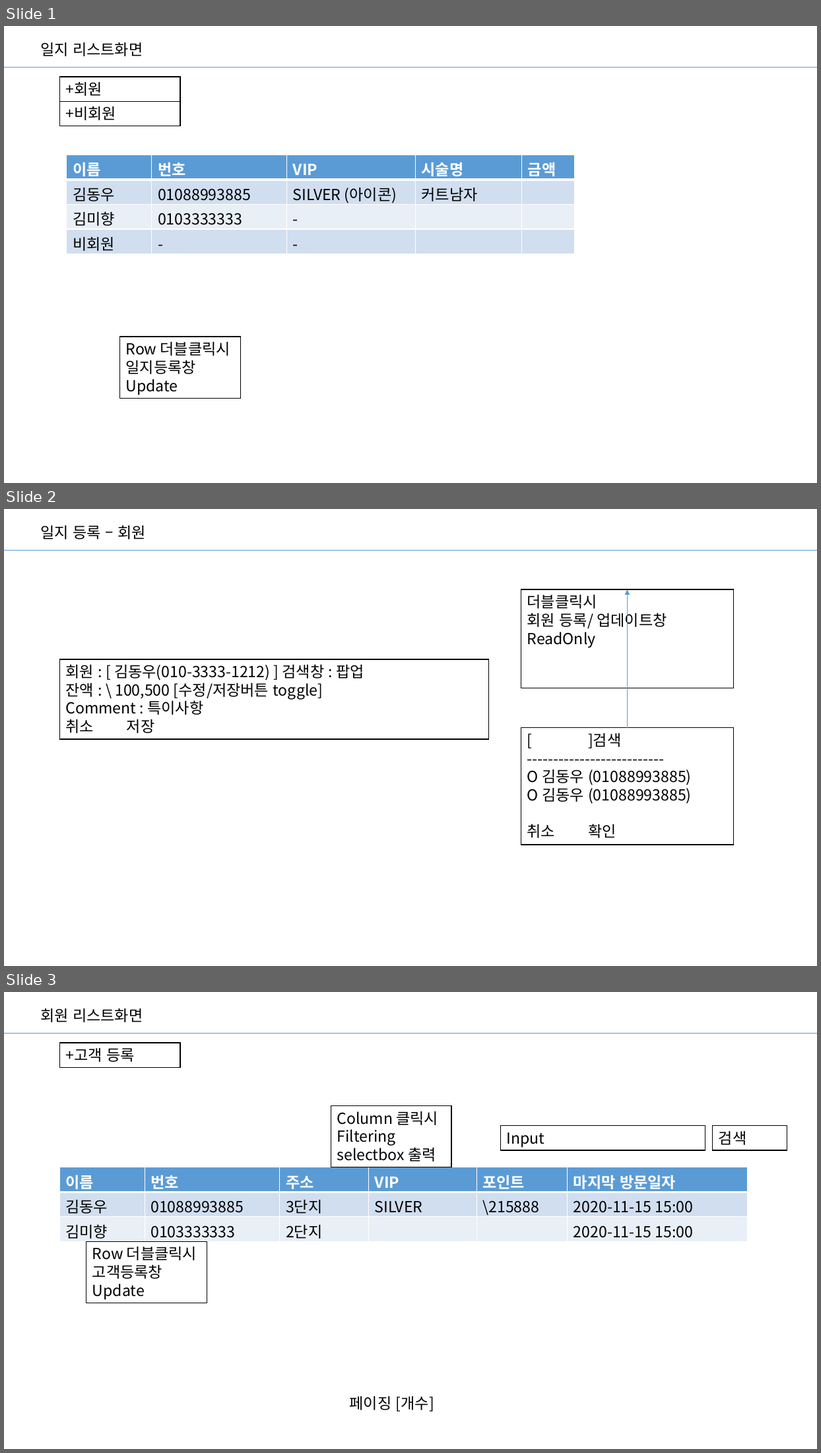
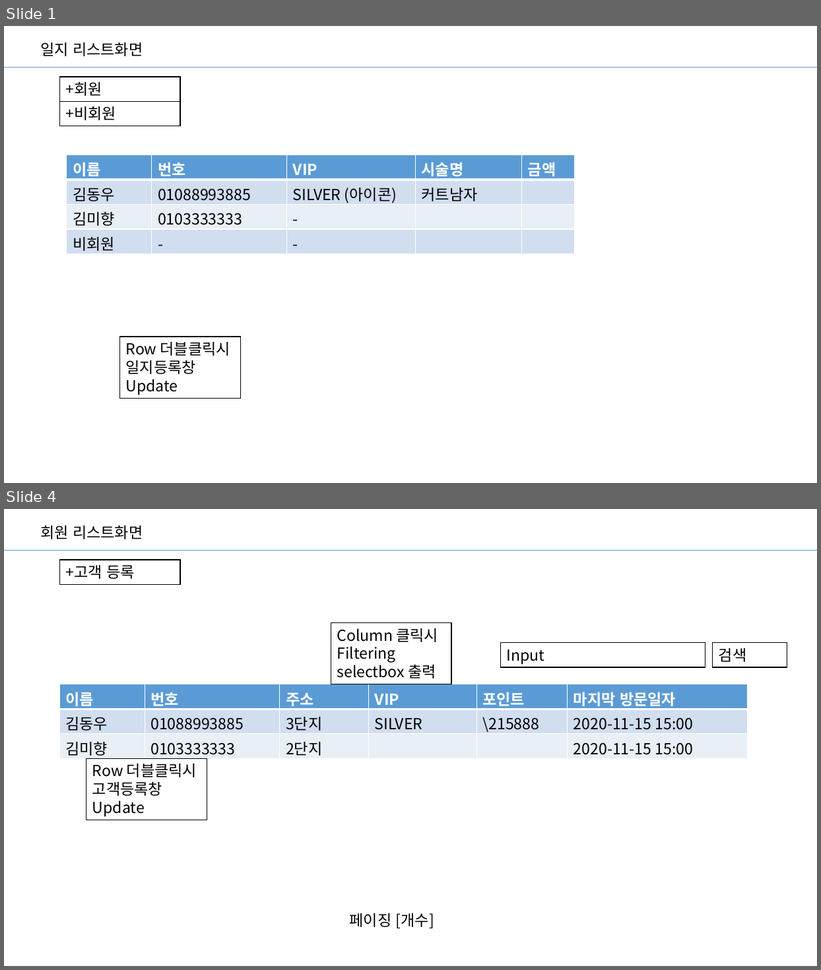
Before and after one commit to kimdongwoowoo/aura-hair, a slide deck: Aura UX.pptx. Shown one above the other, each under a label of ours: slides 1, 2 and 3 before the commit, slides 1 and 4 after it; the slides between them are not shown. The pictures are 821x1453 and 821x970 pixels, drawn with LibreOffice and Linux fonts; fonts in the diff are those of the drawing. Boxes give left, top, right and bottom in pixels: in the first picture for what was removed or moved away, otherwise in the second. Text is boxed around its words. In the diff, an @@ line names an element or a change of style, - is before the commit and + after.

Commit message:
'일지' UX 변경

```diff
--- a/Aura UX.pptx
+++ b/Aura UX.pptx
@@ slide 2 removed at [4,509,817,966], background #FFFFFF @@
@@ text removed at [40,525,146,539] @@
-일지 등록 – 회원
@@ line removed from (4, 550) to (817, 550) @@
@@ rectangle removed at [521,590,733,689] @@
-더블클릭시
-회원 등록/ 업데이트창
-ReadOnly
@@ arrow removed from (628, 728) to (628, 590) @@
@@ rectangle removed at [59,659,489,739] @@
-회원 : [ 김동우(010-3333-1212) ] 검색창 : 팝업
-잔액 : \ 100,500 [수정/저장버튼 toggle]
-Comment : 특이사항
-취소 저장
@@ rectangle removed at [521,728,733,845] @@
-[ ]검색
---------------------------
-O 김동우 (01088993885)
-O 김동우 (01088993885)
-취소 확인
@@ what was slide 3 is now slide 4 @@
```
Also in this commit, not shown: 2 slides added.
